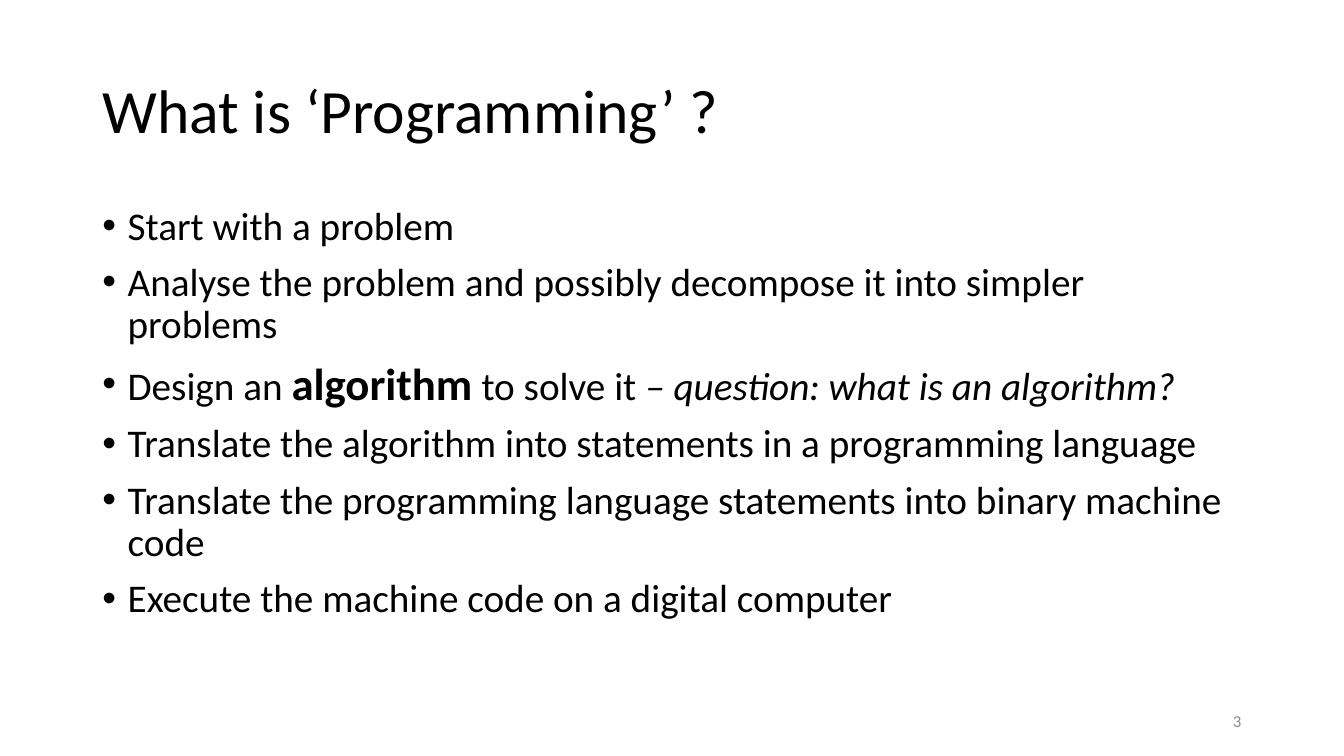
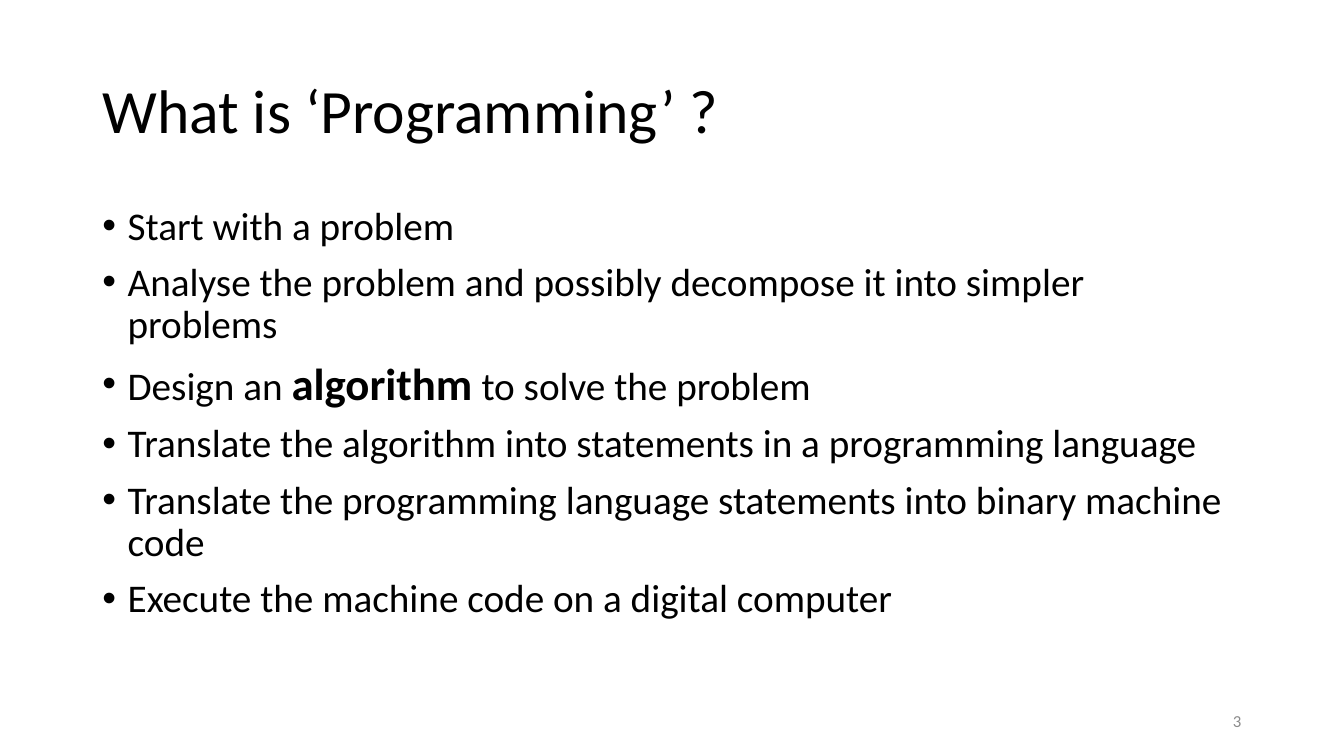
Before and after one commit to greenspangle/LIN7077_Humanities, a slide deck: slide 3 of w1_getting_started/lesson/w1_getting_started.pptx. Drawn at 1344x756 pixels with LibreOffice and Linux fonts; fonts in the diff are those of the drawing. Boxes give left, top, right and bottom in pixels: in the first picture for what was removed or moved away, otherwise in the second. Text is boxed around its words. In the diff, an @@ line names an element or a change of style, - is before the commit and + after.

```diff
--- a/w1_getting_started/lesson/w1_getting_started.pptx
+++ b/w1_getting_started/lesson/w1_getting_started.pptx
@@ text at (128, 368, 810, 408): text changed; italic off @@
-• Design an algorithm to solve it – question: what is an algorithm?
+• Design an algorithm to solve the problem
```
Also in this commit, not shown: 5 other slides changed, 16 other files.
